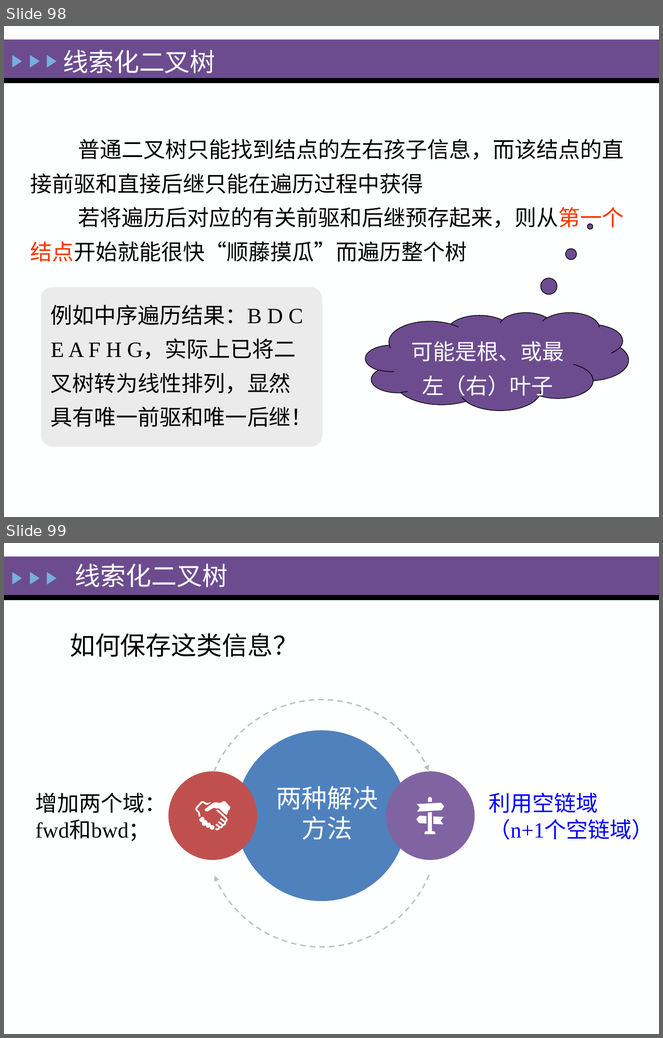
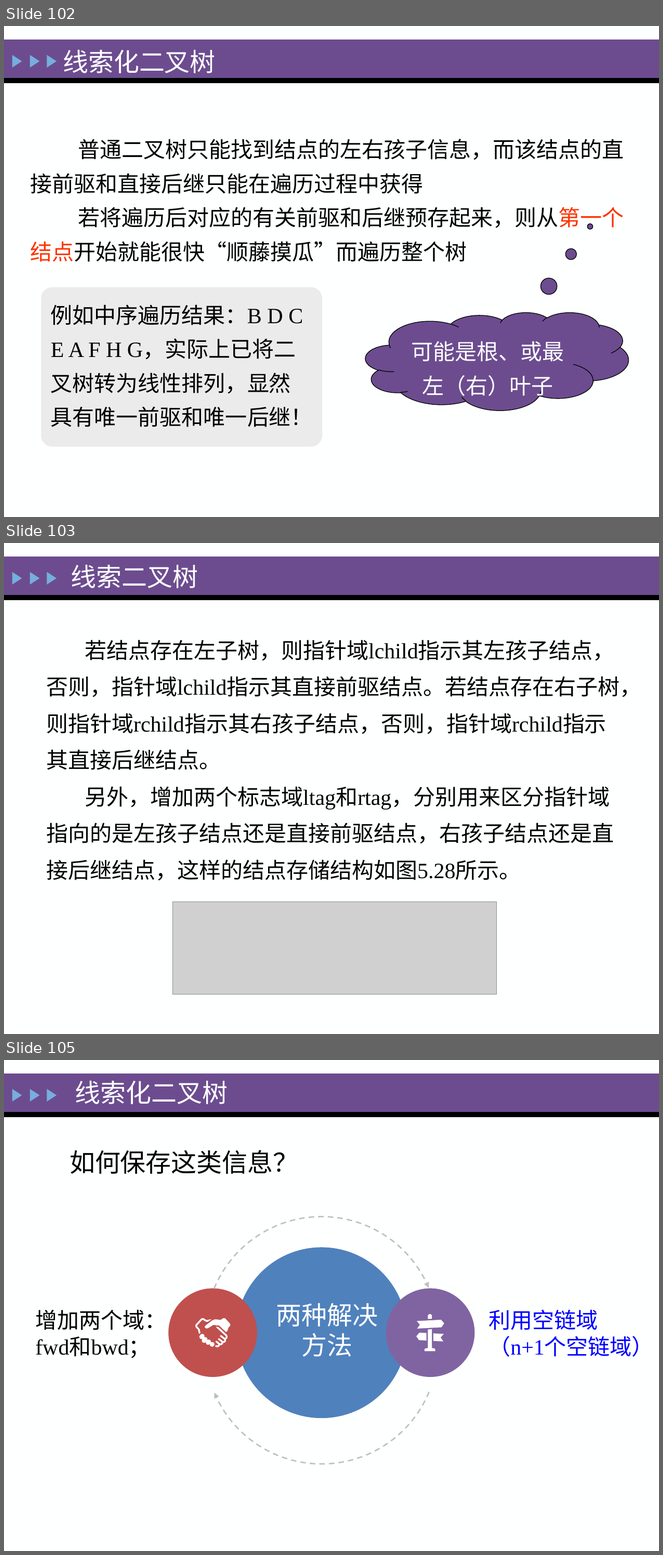
Before and after one commit to zeemeil/zeemeil.github.io, a slide deck: files/2025_1_DS/0402_DS_Tree.pptx. Shown one above the other, each under a label of ours: slides 98 and 99 before the commit, slides 102, 103 and 105 after it; the slides between them are not shown. The pictures are 663x1038 and 663x1555 pixels, drawn with LibreOffice and Linux fonts; fonts in the diff are those of the drawing; grey boxes stand for pictures. Boxes give left, top, right and bottom in pixels: in the first picture for what was removed or moved away, otherwise in the second. Text is boxed around its words. In the diff, an @@ line names an element or a change of style, - is before the commit and + after.

```diff
--- a/files/2025_1_DS/0402_DS_Tree.pptx
+++ b/files/2025_1_DS/0402_DS_Tree.pptx
@@ slide 103 added at (4, 543, 659, 1034), background #FEFFFF; not listed: 5 template elements that a slide beside it also shows @@
@@ title added at (71, 564, 198, 588), 28 pt, text #FEFFFF @@
+线索二叉树
@@ text added at (46, 640, 642, 881), 24 pt, text #000000 @@
+若结点存在左子树，则指针域lchild指示其左孩子结点，否则，指针域lchild指示其直接前驱结点。若结点存在右子树，则指针域rchild指示其右孩子结点，否则，指针域rchild指示其直接后继结点。
+另外，增加两个标志域ltag和rtag，分别用来区分指针域指向的是左孩子结点还是直接前驱结点，右孩子结点还是直接后继结点，这样的结点存储结构如图5.28所示。
@@ picture added at (172, 902, 497, 994) @@
@@ what was slide 98 is now slide 102 @@
@@ what was slide 99 is now slide 105 @@
```
Also in this commit, not shown: 13 slides changed, 41 other slides added, 3 slides removed, 15 other files.
